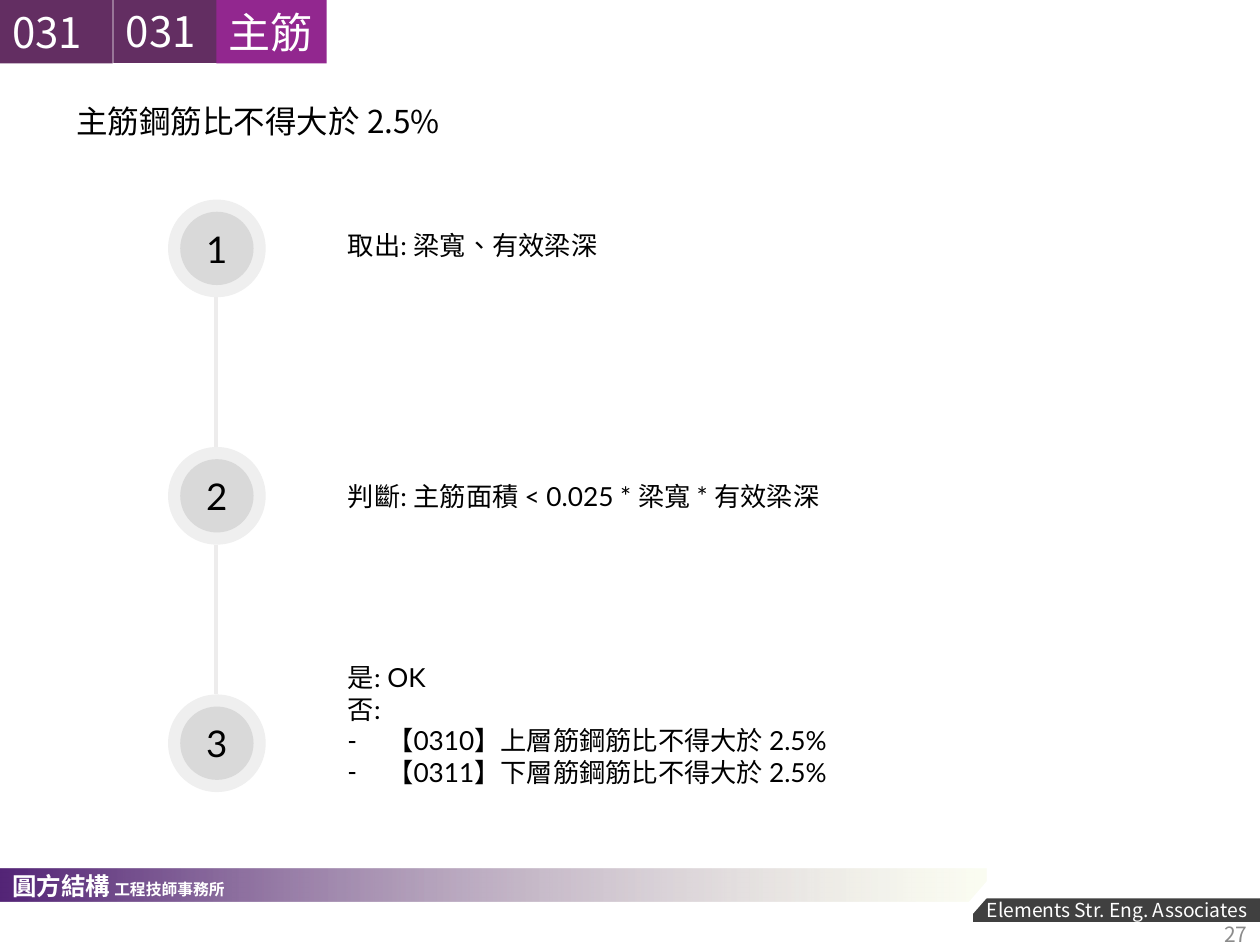
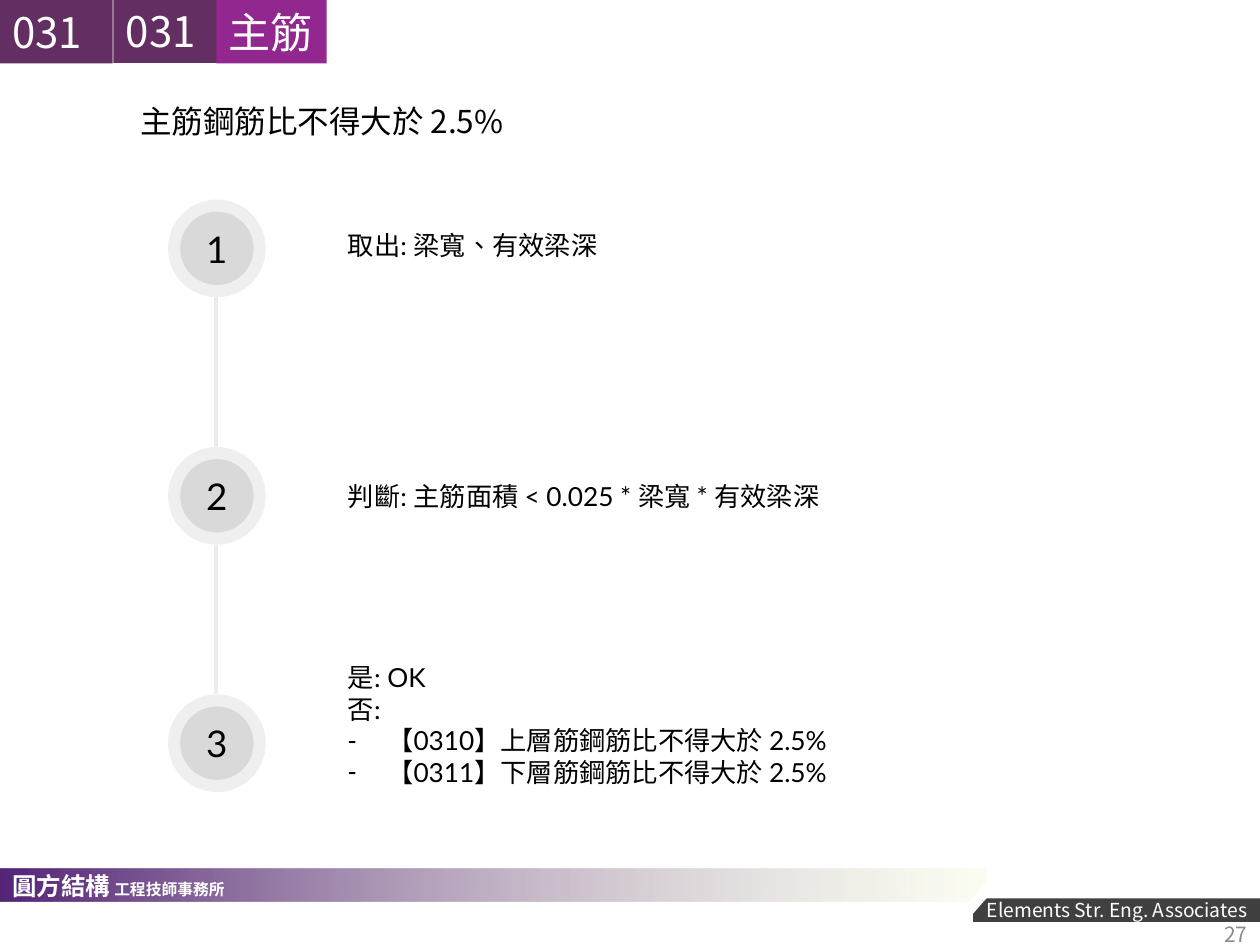
Before and after one commit to skyran1278/VbaProject, a slide deck: slide 27 of 20170524_RCScan/2018-1207 RC SCAN 說明文件.pptx. Drawn at 1260x945 pixels with LibreOffice and Linux fonts; fonts in the diff are those of the drawing; background and template pictures are left out. Boxes give left, top, right and bottom in pixels: in the first picture for what was removed or moved away, otherwise in the second. Text is boxed around its words. In the diff, an @@ line names an element or a change of style, - is before the commit and + after.

```diff
--- a/20170524_RCScan/2018-1207 RC SCAN 說明文件.pptx
+++ b/20170524_RCScan/2018-1207 RC SCAN 說明文件.pptx
@@ text "主筋鋼筋比不得大於 2.5%": place and size @@
-text "主筋鋼筋比不得大於 2.5%" at [76, 106, 440, 136]
+text "主筋鋼筋比不得大於 2.5%" at [140, 106, 504, 136]
```
Also in this commit, not shown: 1 other slide changed, 6 slides added, 3 slides removed, 3 other files.
